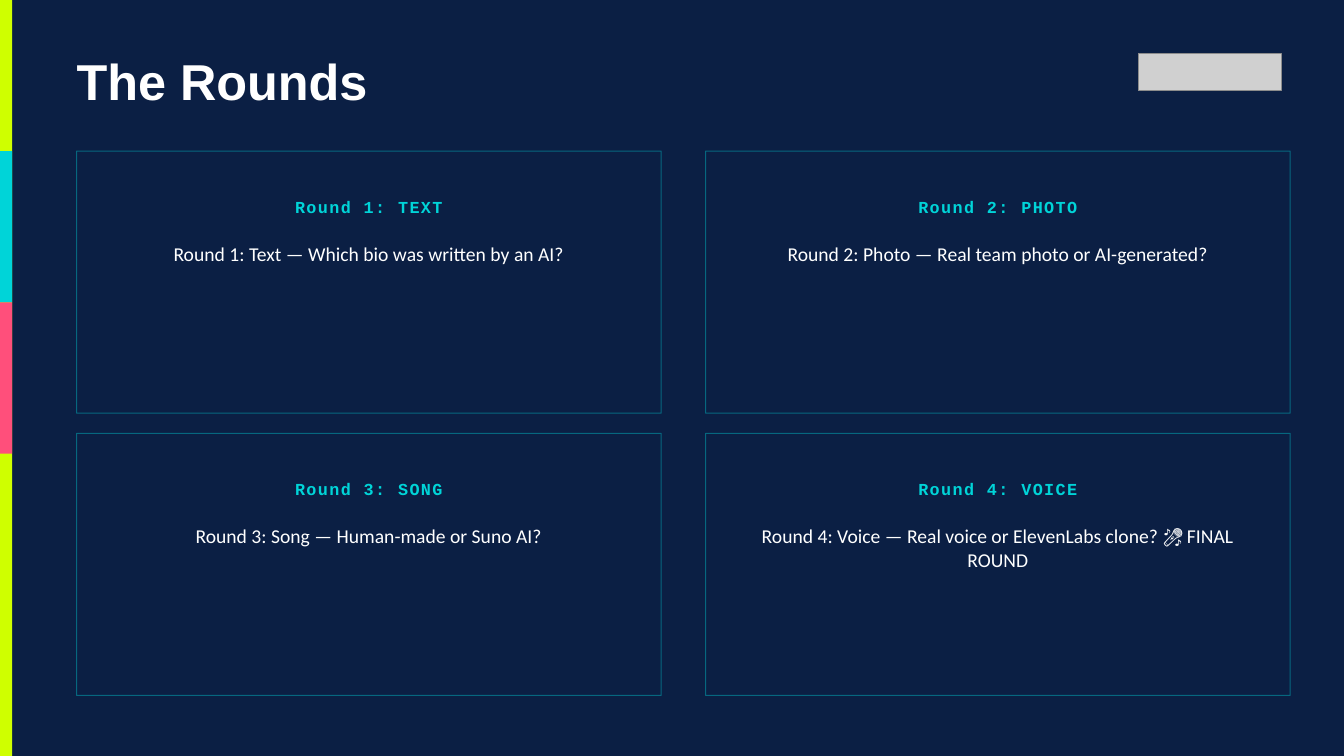
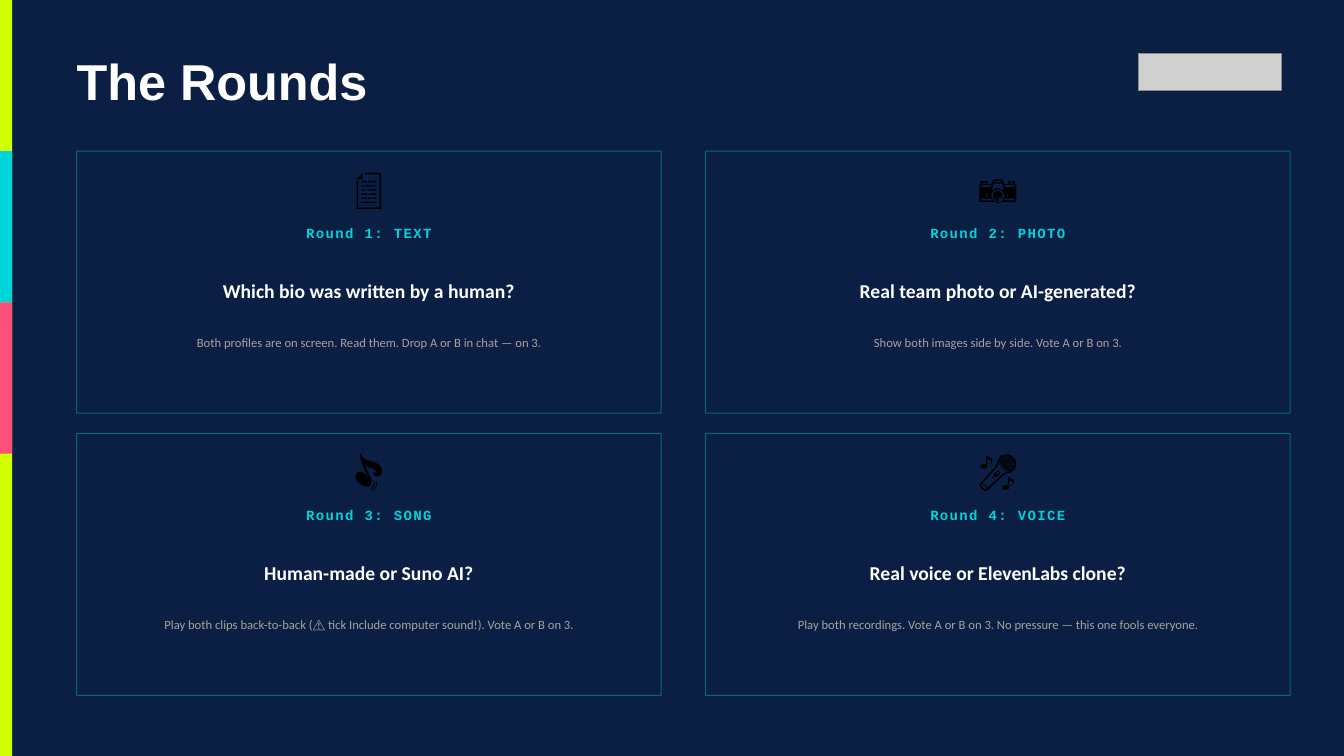
Before and after one commit to Coachevan/whipping-up-fun, a slide deck: slide 10 of out/MAX_Agents_or_Overlords.pptx. Drawn at 1344x756 pixels with LibreOffice and Linux fonts; fonts in the diff are those of the drawing; grey boxes stand for pictures; background and template pictures are left out. Boxes give left, top, right and bottom in pixels: in the first picture for what was removed or moved away, otherwise in the second. Text is boxed around its words. In the diff, an @@ line names an element or a change of style, - is before the commit and + after.

```diff
--- a/out/MAX_Agents_or_Overlords.pptx
+++ b/out/MAX_Agents_or_Overlords.pptx
@@ text added at (107,159,631,215), 28 pt, text #000000 @@
+📄
@@ text added at (736,159,1260,215), 28 pt, text #000000 @@
+📷
@@ text "Round 1: TEXT": place and size @@
-text "Round 1: TEXT" at (295,201,442,213)
+text "Round 1: TEXT" at (306,228,432,238)
@@ size 12 to 10 pt in 4 elements at (306,510,432,520), (930,510,1065,520), (306,228,432,238), (930,228,1065,238) @@
@@ text "Round 2: PHOTO": place and size @@
-text "Round 2: PHOTO" at (918,201,1077,213)
+text "Round 2: PHOTO" at (930,228,1065,238)
@@ vertical alignment top to middle in 4 elements at (860,284,1136,302), (264,566,473,580), (870,566,1126,580), (223,284,514,301) @@
@@ text at (223,284,514,301): text changed; bold on @@
-Round 1: Text — Which bio was written by an AI?
+Which bio was written by a human?
@@ text at (860,284,1136,302): text changed; bold on @@
-Round 2: Photo — Real team photo or AI-generated?
+Real team photo or AI-generated?
@@ text added at (197,338,541,349), 9 pt, text #A9A29A @@
+Both profiles are on screen. Read them. Drop A or B in chat — on 3.
@@ text added at (874,338,1122,349), 9 pt, text #A9A29A @@
+Show both images side by side. Vote A or B on 3.
@@ text added at (107,442,631,497), 28 pt, text #000000 @@
+🎵
@@ text added at (736,442,1260,497), 28 pt, text #000000 @@
+🎤
@@ text "Round 3: SONG": place and size @@
-text "Round 3: SONG" at (295,483,442,495)
+text "Round 3: SONG" at (306,510,432,520)
@@ text "Round 4: VOICE": place and size @@
-text "Round 4: VOICE" at (918,483,1077,495)
+text "Round 4: VOICE" at (930,510,1065,520)
@@ text at (264,566,473,580): text changed; bold on @@
-Round 3: Song — Human-made or Suno AI?
+Human-made or Suno AI?
@@ text at (870,566,1126,580): text changed; bold on @@
-Round 4: Voice — Real voice or ElevenLabs clone? 🎤 FINAL ROUND
+Real voice or ElevenLabs clone?
@@ text added at (164,620,574,631), 9 pt, text #A9A29A @@
+Play both clips back-to-back (⚠️ tick Include computer sound!). Vote A or B on 3.
@@ text added at (798,620,1198,631), 9 pt, text #A9A29A @@
+Play both recordings. Vote A or B on 3. No pressure — this one fools everyone.
```
Also in this commit, not shown: 1 other slide changed, 3 other files.
